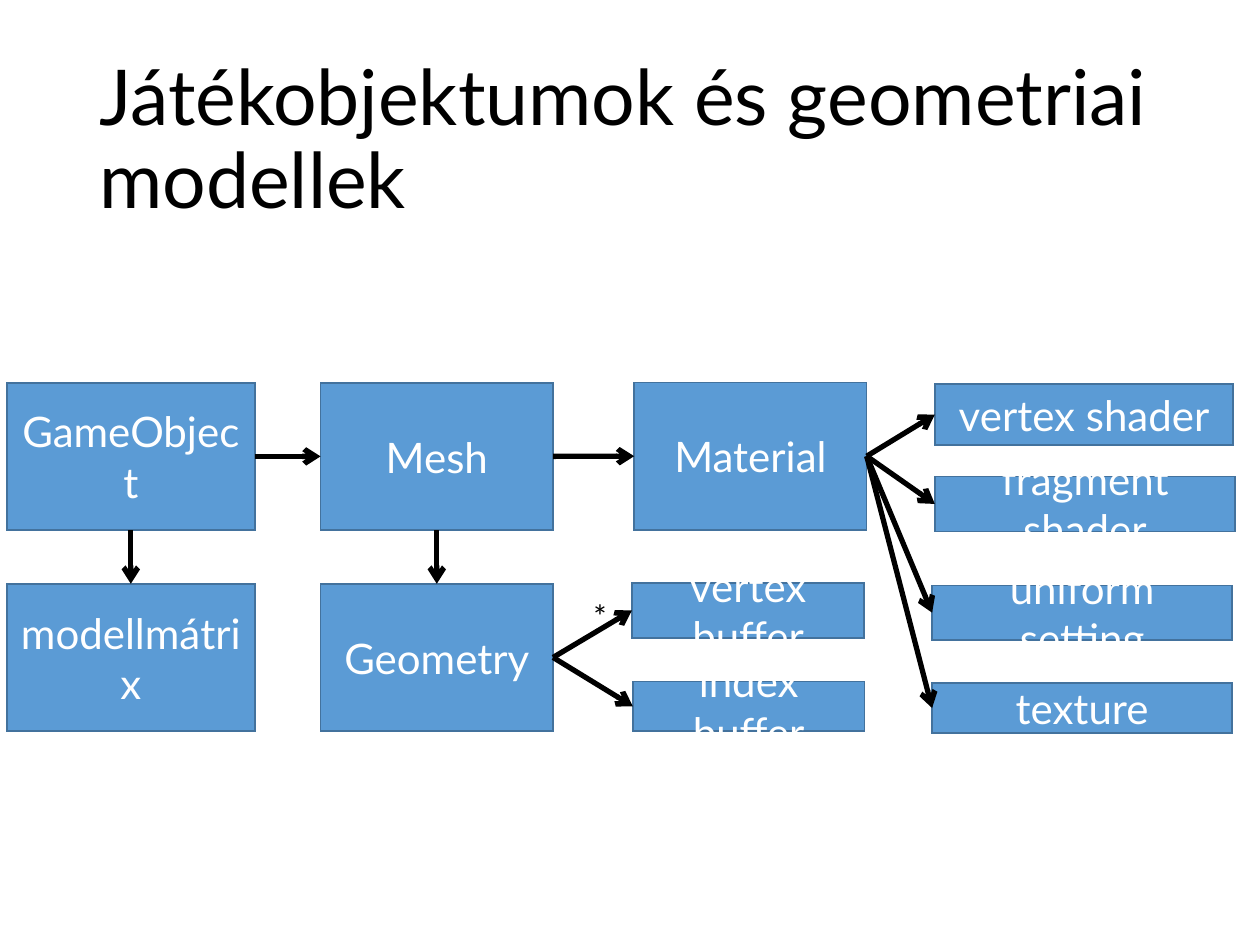
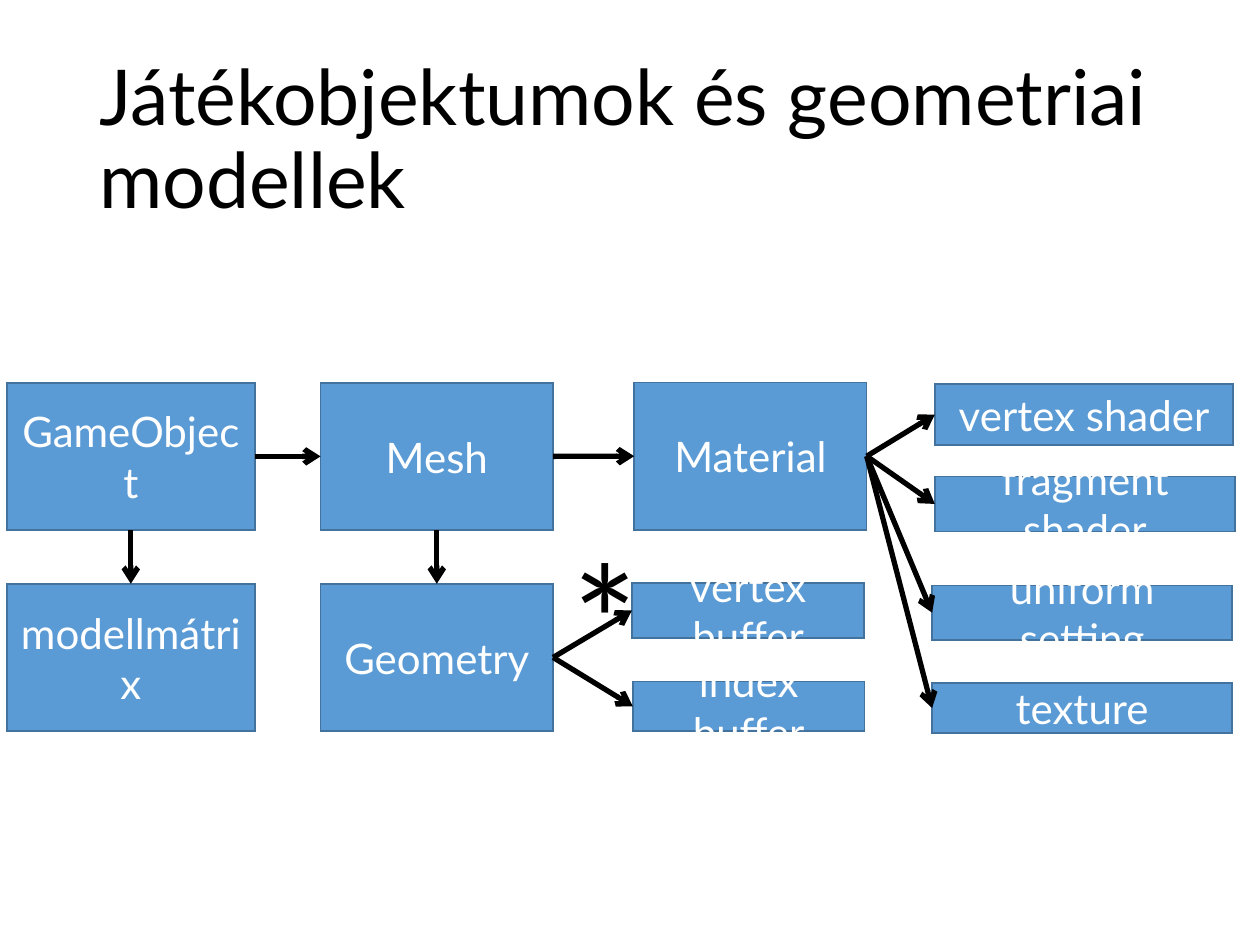
Before and after one commit to szecsi/kogfactory, a slide deck: slide 2 of projects/kog.3gr.030-3d/3gre080_trianglemesh.pptx. Drawn at 1260x945 pixels with LibreOffice and Linux fonts; fonts in the diff are those of the drawing. Boxes give left, top, right and bottom in pixels: in the first picture for what was removed or moved away, otherwise in the second. Text is boxed around its words. In the diff, an @@ line names an element or a change of style, - is before the commit and + after.

```diff
--- a/projects/kog.3gr.030-3d/3gre080_trianglemesh.pptx
+++ b/projects/kog.3gr.030-3d/3gre080_trianglemesh.pptx
@@ text "*": place and size @@
-text "*" at <box>581,591,625,641</box>
+text "*" at <box>561,519,678,718</box>
@@ text "*" at <box>561,519,678,718</box>: size 18 to 88 pt @@
```
Also in this commit, not shown: 3 other slides changed, 2 slides added, 2 slides removed, 2 other files.
